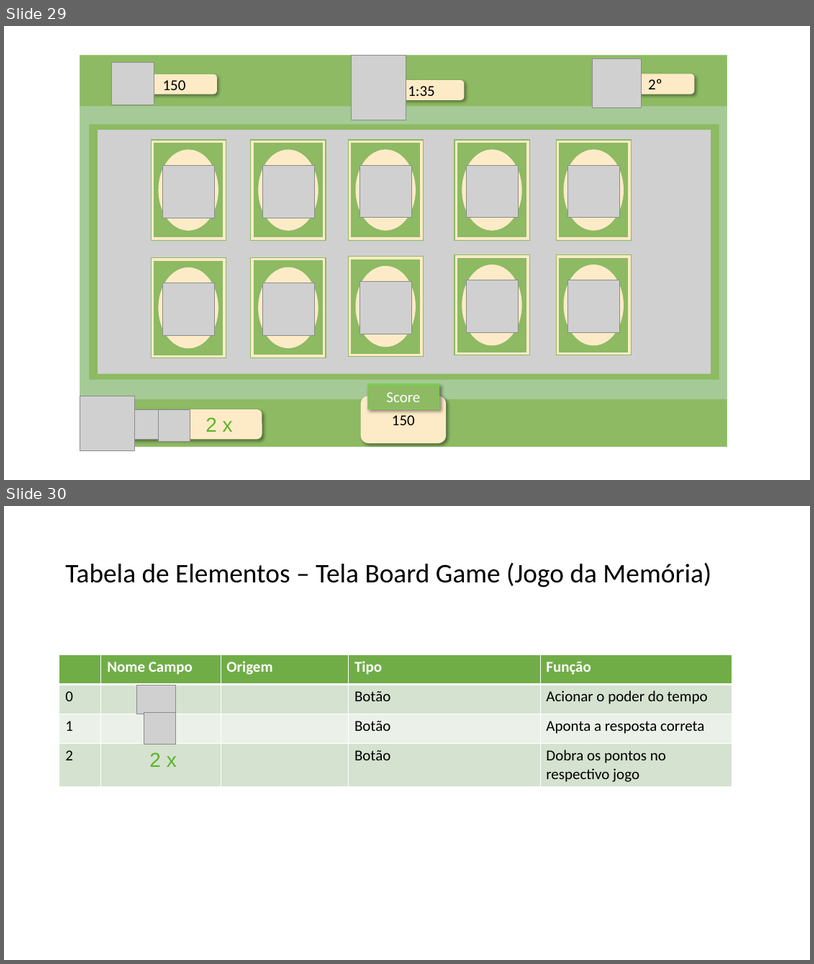
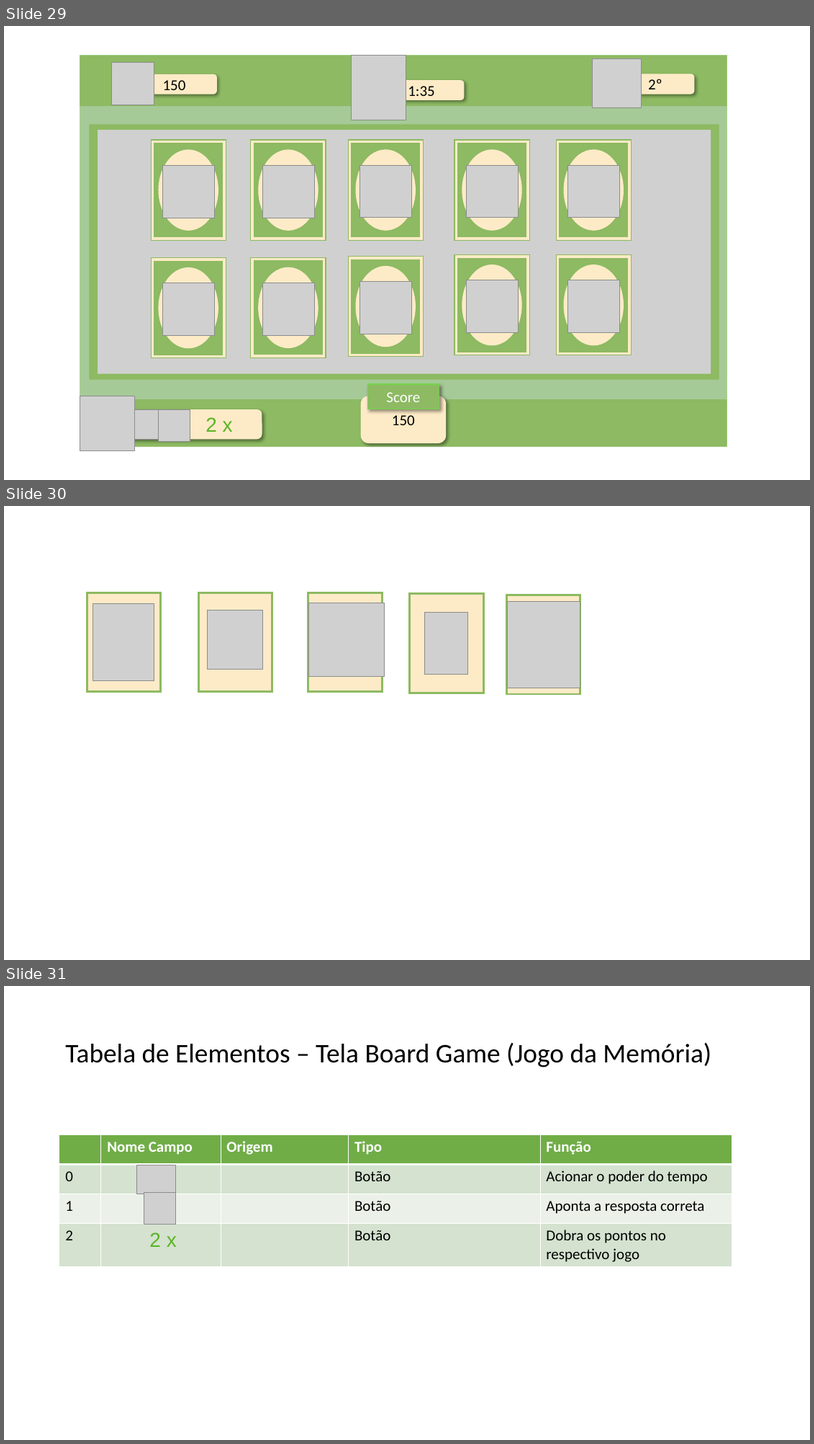
Before and after one commit to NathanReis/FTT-Recicla, a slide deck: DocumentacaoProjeto/Protótipo_Visual.pptx. Shown one above the other, each under a label of ours: slides 29 and 30 before the commit, slides 29, 30 and 31 after it. The pictures are 814x964 and 814x1444 pixels, drawn with LibreOffice and Linux fonts; fonts in the diff are those of the drawing; grey boxes stand for pictures. Boxes give left, top, right and bottom in pixels: in the first picture for what was removed or moved away, otherwise in the second. Text is boxed around its words. In the diff, an @@ line names an element or a change of style, - is before the commit and + after.

Commit message:
criação das imagens do jogo da memória

```diff
--- a/DocumentacaoProjeto/Protótipo_Visual.pptx
+++ b/DocumentacaoProjeto/Protótipo_Visual.pptx
@@ slide 30 added at bbox=[4, 506, 810, 960], background #FFFFFF @@
@@ rectangle added at bbox=[86, 592, 161, 692], fill #8DBA62, outline #8DBA62 1 pt @@
@@ rectangle added at bbox=[198, 592, 273, 692], fill #8DBA62, outline #8DBA62 1 pt @@
@@ rectangle added at bbox=[308, 592, 383, 692], fill #8DBA62, outline #8DBA62 1 pt @@
@@ rectangle added at bbox=[88, 593, 160, 691], fill #FDEBC7, outline #8DBA62 1 pt @@
@@ picture added at bbox=[93, 603, 154, 681] @@
@@ rectangle added at bbox=[199, 593, 272, 691], fill #FDEBC7, outline #8DBA62 1 pt @@
@@ picture added at bbox=[207, 610, 263, 669] @@
@@ rectangle added at bbox=[309, 593, 382, 691], fill #FDEBC7, outline #8DBA62 1 pt @@
@@ picture added at bbox=[309, 602, 385, 677] @@
@@ rectangle added at bbox=[409, 593, 484, 693], fill #8DBA62, outline #8DBA62 1 pt @@
@@ rectangle added at bbox=[411, 595, 484, 692], fill #FDEBC7, outline #8DBA62 1 pt @@
@@ picture added at bbox=[425, 613, 468, 674] @@
@@ rectangle added at bbox=[507, 595, 581, 695], fill #8DBA62, outline #8DBA62 1 pt @@
@@ rectangle added at bbox=[508, 595, 581, 693], fill #FDEBC7, outline #8DBA62 1 pt @@
@@ picture added at bbox=[508, 602, 581, 687] @@
@@ what was slide 30 is now slide 31 @@
```
